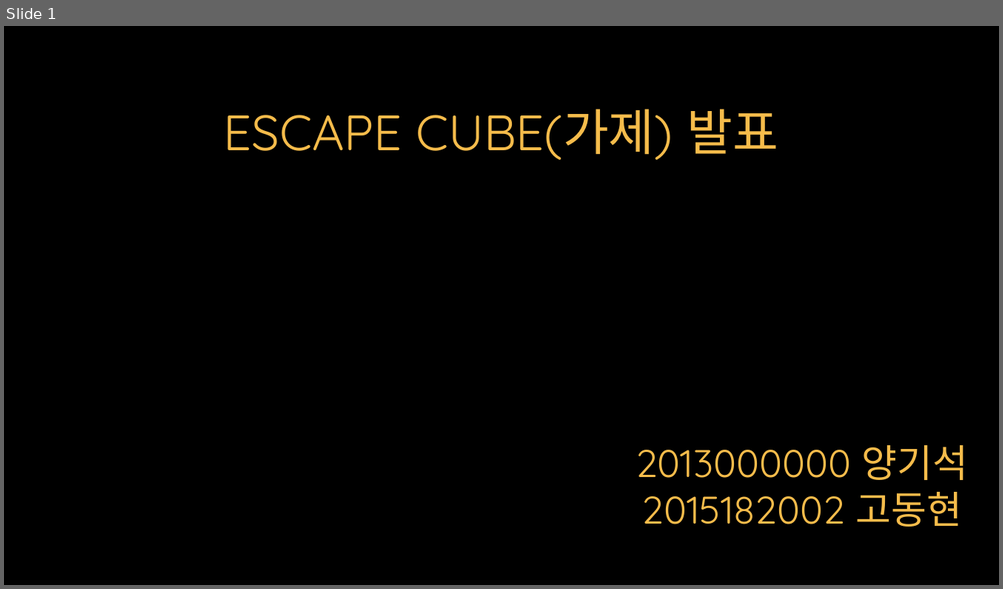
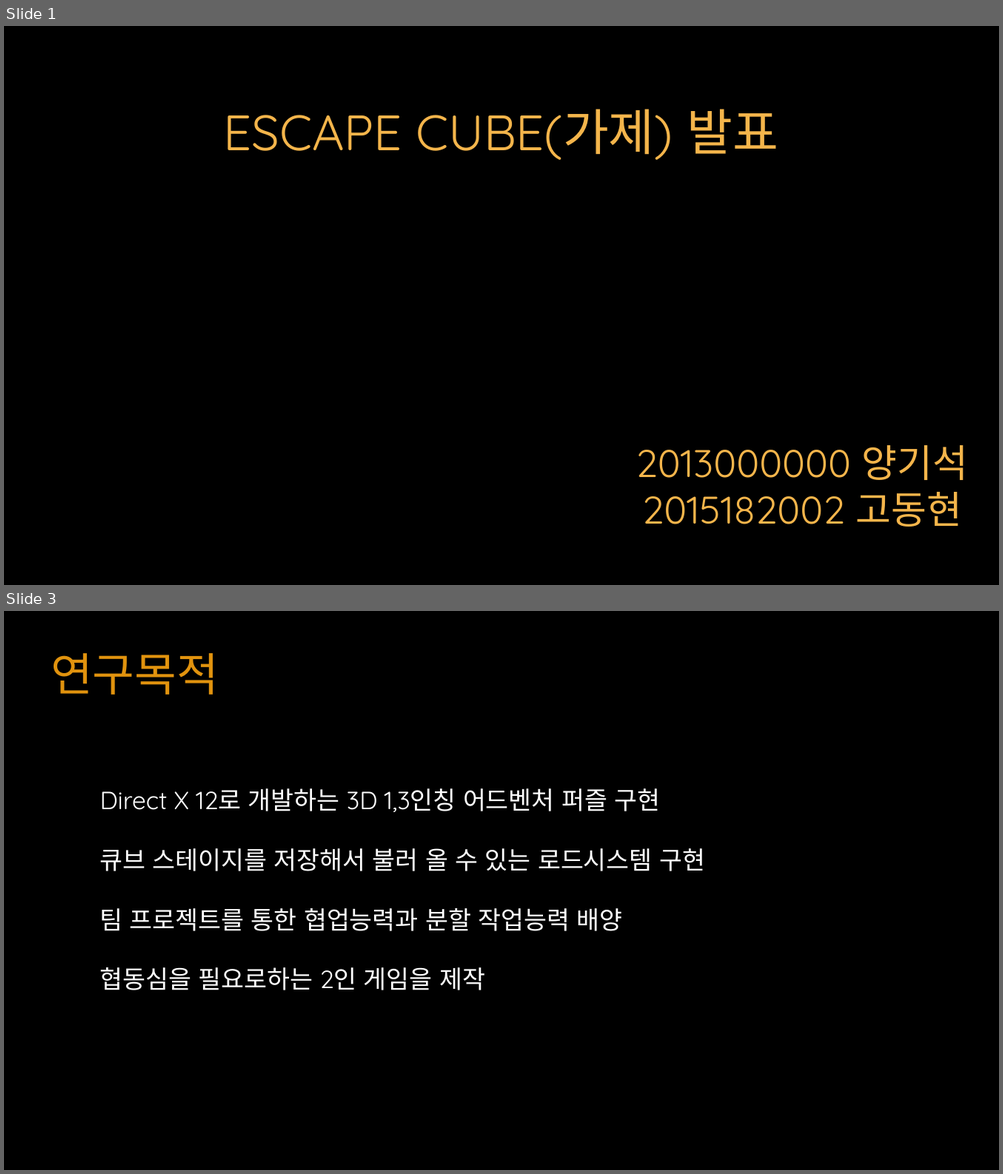
Before and after one commit to YKTeam/Room503, a slide deck: Document/Escape Cube(가제) ppt.pptx. Shown one above the other, each under a label of ours: slide 1 before the commit, slides 1 and 3 after it; the slides between them are not shown. The pictures are 1003x589 and 1003x1174 pixels, drawn with LibreOffice and Linux fonts; fonts in the diff are those of the drawing. Boxes give left, top, right and bottom in pixels: in the first picture for what was removed or moved away, otherwise in the second. Text is boxed around its words. In the diff, an @@ line names an element or a change of style, - is before the commit and + after.

Commit message:
졸업작품ppt
ppt 큰 틀 제작.
세부내용 추가.

```diff
--- a/Document/Escape Cube(가제) ppt.pptx
+++ b/Document/Escape Cube(가제) ppt.pptx
@@ slide 3 added at (x1=4, y1=611, x2=999, y2=1170), background #000000 @@
@@ text added at (x1=51, y1=653, x2=219, y2=695), 44 pt, text #E1930E @@
+연구목적
@@ text added at (x1=100, y1=789, x2=705, y2=991), 24 pt, text #FFFFFF @@
+Direct X 12로 개발하는 3D 1,3인칭 어드벤처 퍼즐 구현
+큐브 스테이지를 저장해서 불러 올 수 있는 로드시스템 구현
+팀 프로젝트를 통한 협업능력과 분할 작업능력 배양
+협동심을 필요로하는 2인 게임을 제작
```
Also in this commit, not shown: 1 other slide changed, 10 other slides added, 2 slides removed.
